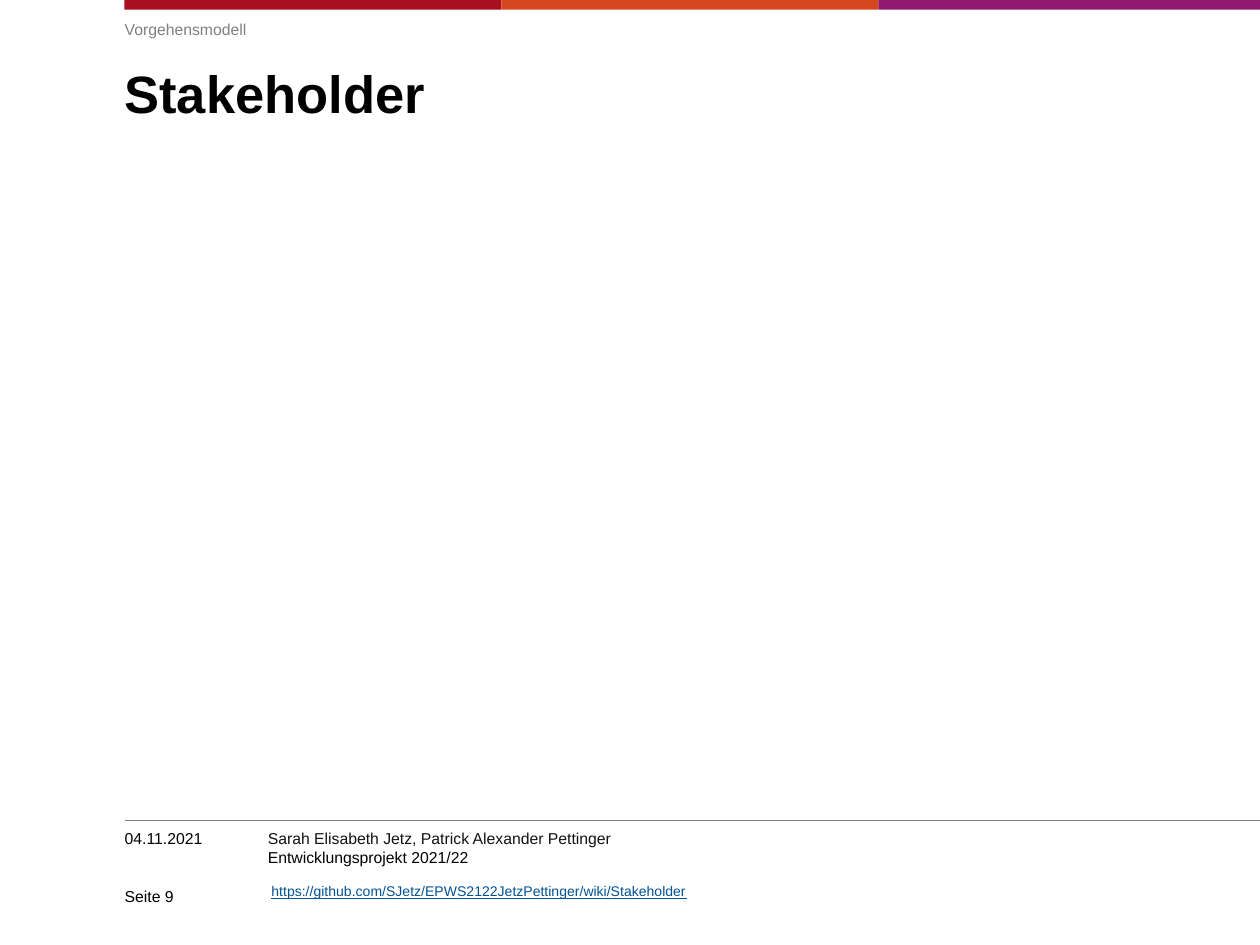
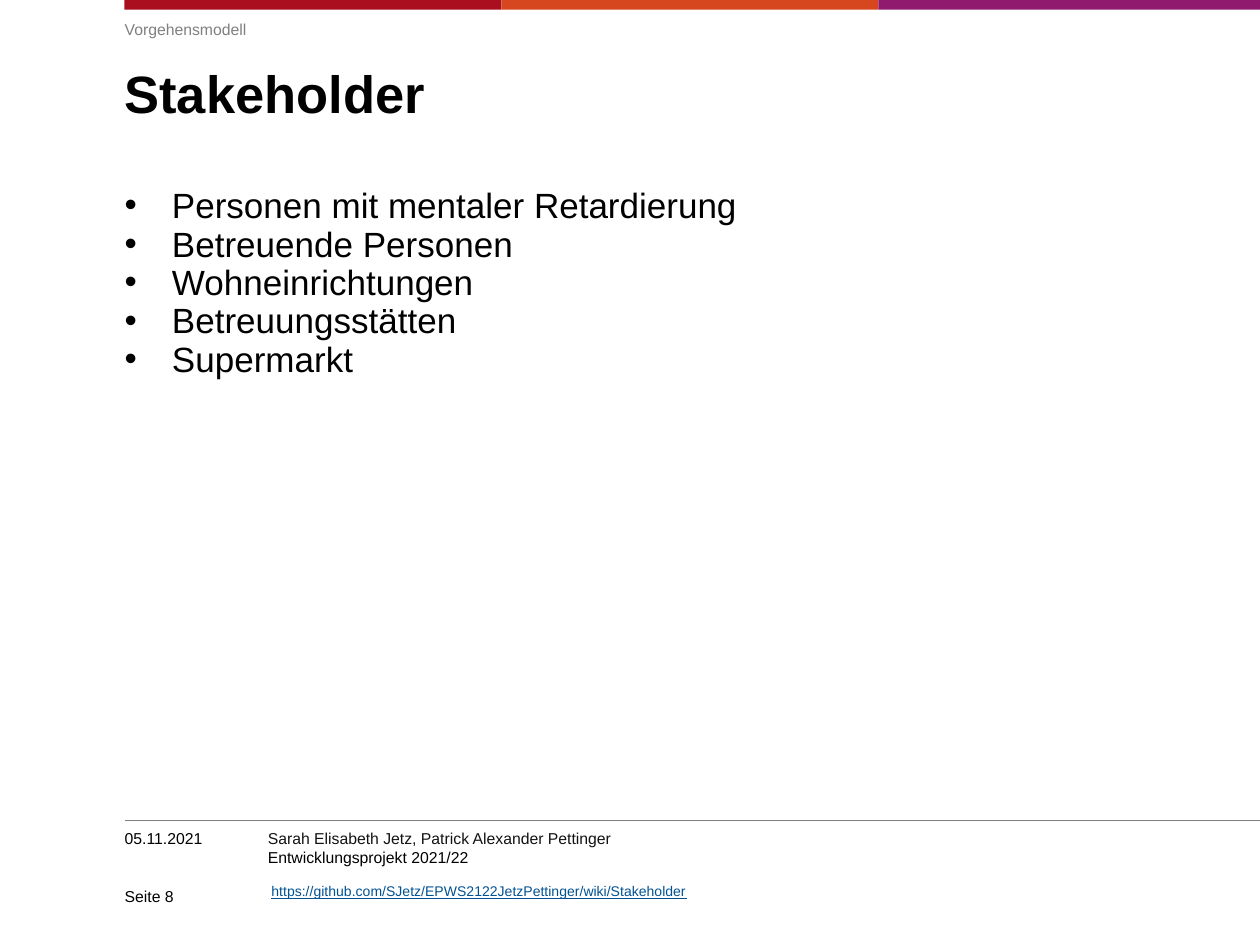
Before and after one commit to SJetz/EPWS2122JetzPettinger, a slide deck: slide 8 of Entwicklungsprojekt202122.pptx (slide 9 before the commit). Drawn at 1260x945 pixels with LibreOffice and Linux fonts; fonts in the diff are those of the drawing; background and template pictures are left out. Boxes give left, top, right and bottom in pixels: in the first picture for what was removed or moved away, otherwise in the second. Text is boxed around its words. In the diff, an @@ line names an element or a change of style, - is before the commit and + after.

```diff
--- a/Entwicklungsprojekt202122.pptx
+++ b/Entwicklungsprojekt202122.pptx
@@ text added at [172, 192, 736, 379], 20 pt, text #000000 @@
+• Personen mit mentaler Retardierung
+• Betreuende Personen
+• Wohneinrichtungen
+• Betreuungsstätten
+• Supermarkt
@@ text at [125, 833, 203, 844]: text changed @@
-04.11.2021
+05.11.2021
```
Also in this commit, not shown: 12 other slides changed, 3 slides removed.
